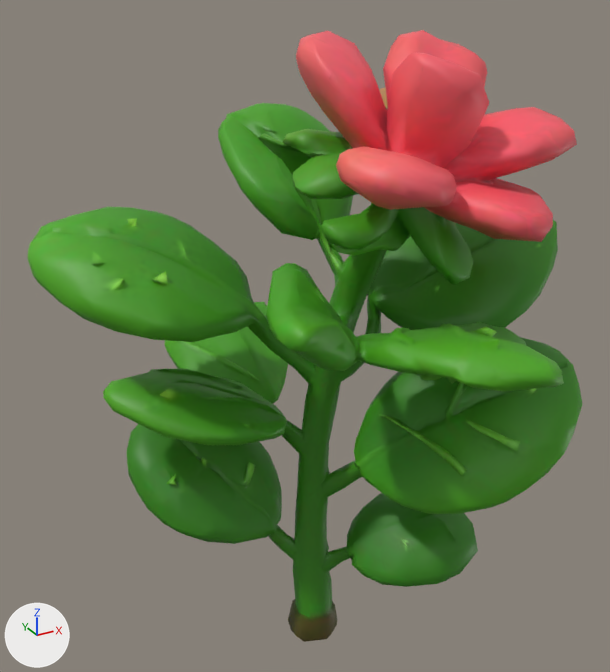
The glTF model assets/resources/Models/flower.glb, before and after one commit.
Both versions are drawn from a 50 mm lens placed at (-0.571, -1.009, 1.075), pointed at (-0.001, 0.029, 0.556). Every picture has the same lights, and +X, +Y and +Z are marked at lower left. The picture after the commit comes second. Vertices at exactly the same position are counted once.

The first picture shows 'tripo_node_22b8c2be-facb-4213-b95a-ac580b732cad'.
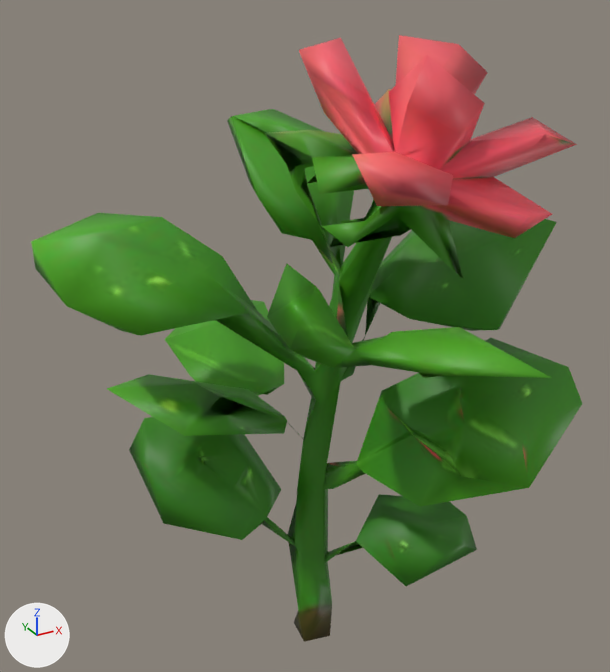
Boxes [x1, y1, x2, y2] around the edits, measured in the pictures (610 x 672 px):
'tripo_node_22b8c2be-facb-4213-b95a-ac580b732cad', reshaped: before [28, 30, 583, 642]; after [31, 35, 583, 642]
part 1 of me_meshes_0, cut back: before [28, 30, 583, 642]; after [236, 462, 267, 517]

The change, as a list of edits to the scene's bpy script:
```text
Change me_meshes_0:
    used by ob_tripo_node_22b8c2be_facb_4213_b95a_ac580b732cad; location = (0.0, 0.0, 0.0)
    remove me_meshes_0.from_pydata(...)  # 3257 vertices, 6526 faces; spans x -0.373..0.373, y -0.403..0.403, z 0.0..1.0
    add me_meshes_0.from_pydata(...)  # 390 vertices, 777 faces; spans x -0.363..0.373, y -0.403..0.392, z 0.0..0.99
    me_meshes_0 part 1: 1 vertex moved within x -0.107, y 0.037, z 0.324; 2867 vertices removed from x -0.373..0.373, y -0.403..0.403, z 0.0..1.0
```
